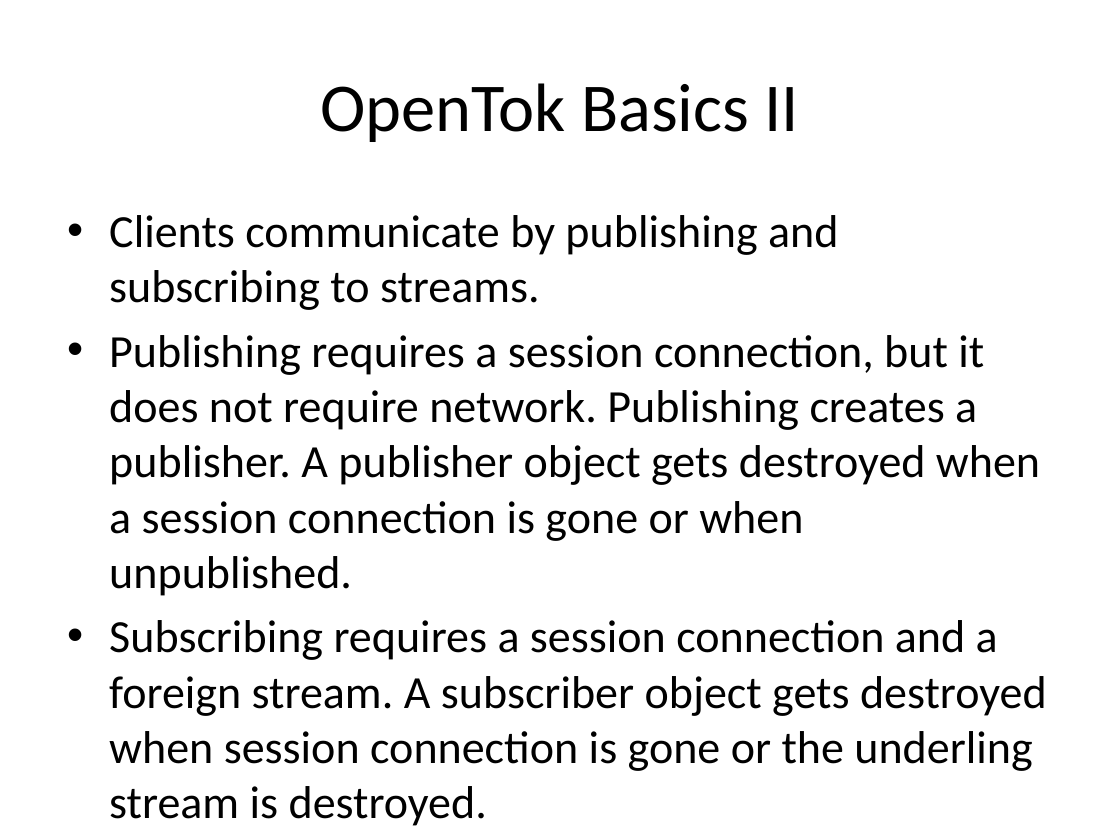
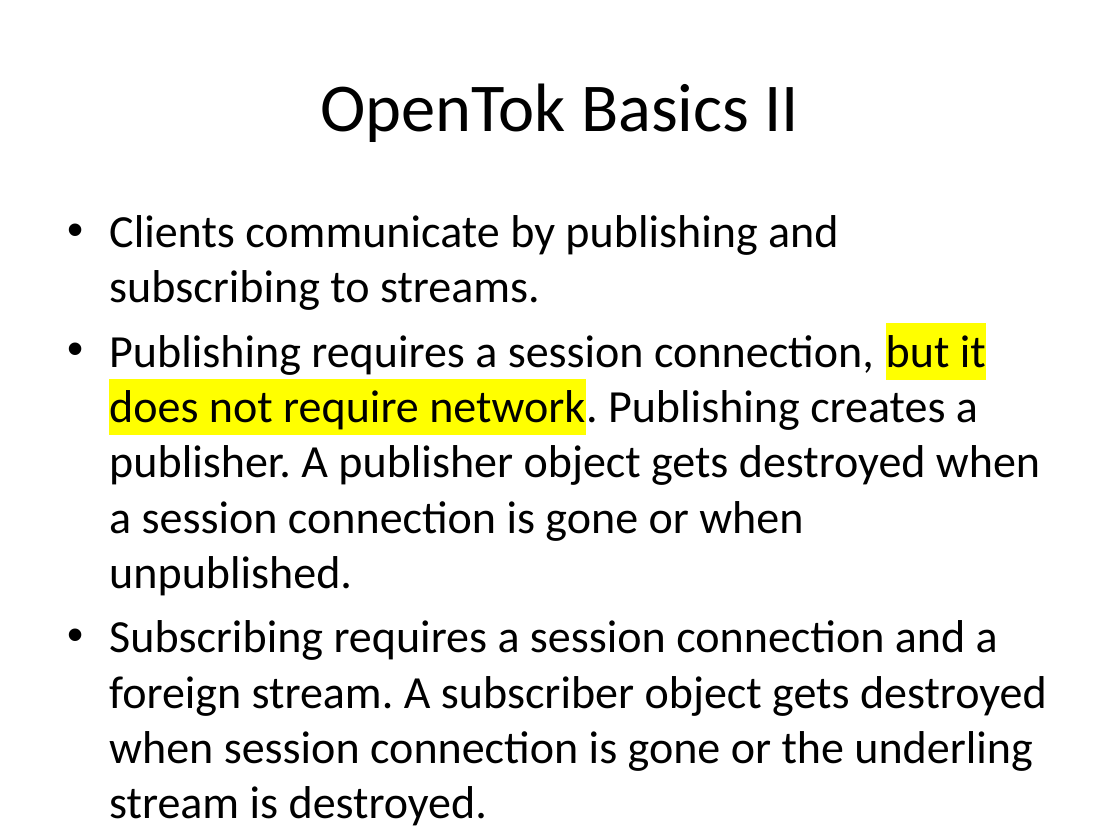
Before and after one commit to LukeZhao/misc, a slide deck: slide 3 of opentokvideofix/OpenTok Issues and Solutions.pptx. Drawn at 1120x840 pixels with LibreOffice and Linux fonts; fonts in the diff are those of the drawing. Boxes give left, top, right and bottom in pixels: in the first picture for what was removed or moved away, otherwise in the second. Text is boxed around its words. In the diff, an @@ line names an element or a change of style, - is before the commit and + after.

```diff
--- a/opentokvideofix/OpenTok Issues and Solutions.pptx
+++ b/opentokvideofix/OpenTok Issues and Solutions.pptx
@@ text at <box>109,335,1040,596</box>: highlight none to #FFFF00 in "but it does not require network." @@
```
Also in this commit, not shown: 8 other slides changed.
